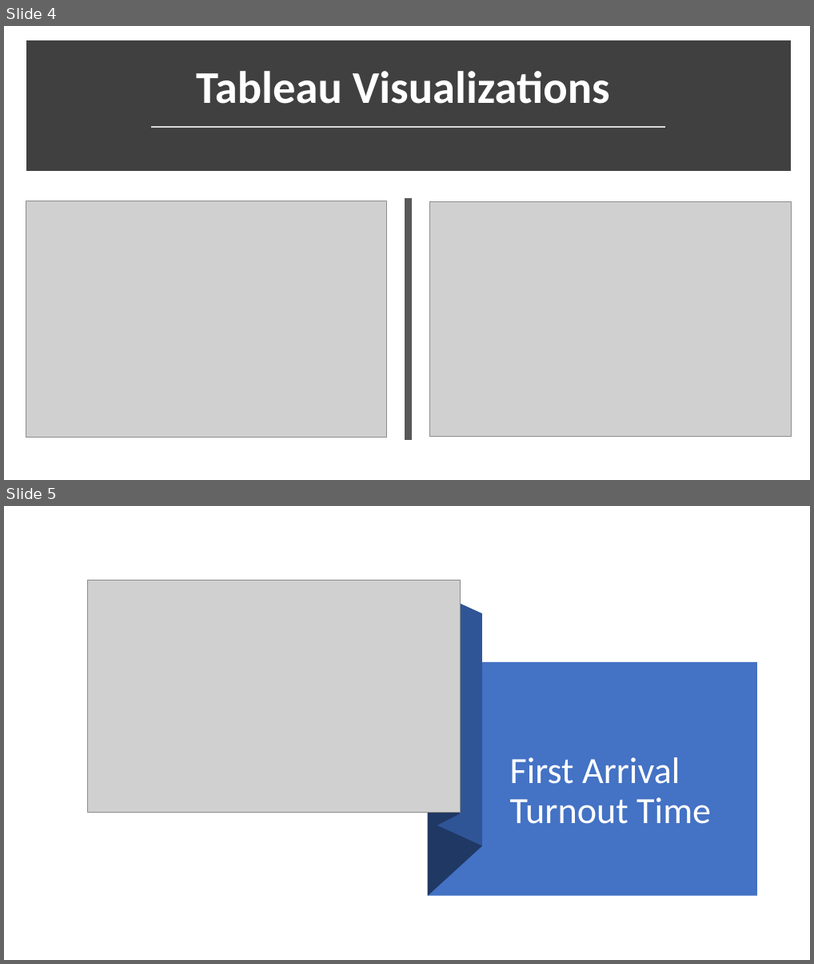
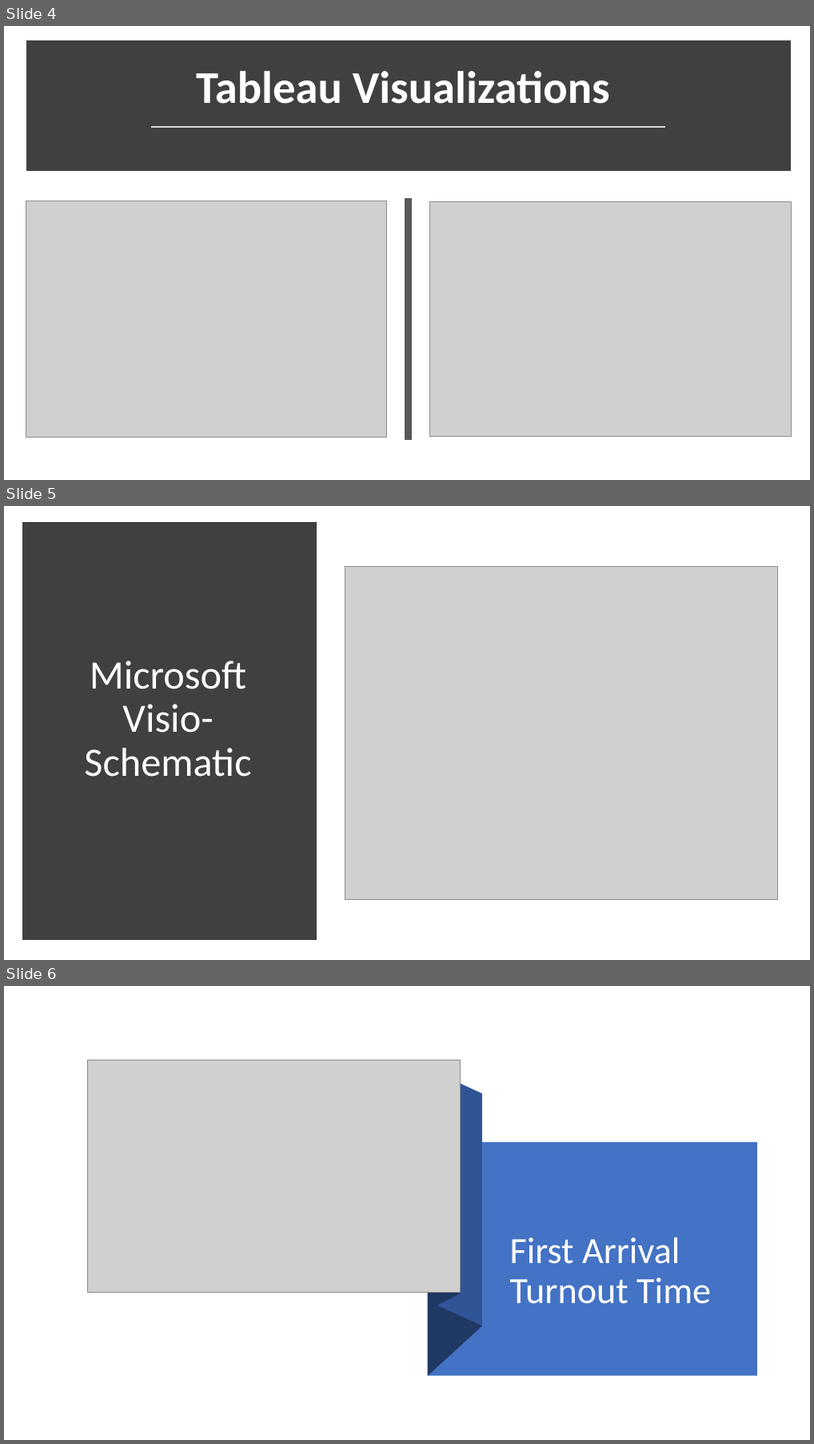
Before and after one commit to kristine848/FinalProject, a slide deck: Final Project PPT C.S.P. (1).pptx. Shown one above the other, each under a label of ours: slides 4 and 5 before the commit, slides 4, 5 and 6 after it. The pictures are 814x964 and 814x1444 pixels, drawn with LibreOffice and Linux fonts; fonts in the diff are those of the drawing; grey boxes stand for pictures. Boxes give left, top, right and bottom in pixels: in the first picture for what was removed or moved away, otherwise in the second. Text is boxed around its words. In the diff, an @@ line names an element or a change of style, - is before the commit and + after.

```diff
--- a/Final Project PPT C.S.P. (1).pptx
+++ b/Final Project PPT C.S.P. (1).pptx
@@ slide 5 added at <box>4,506,810,960</box>, background #FFFFFF @@
@@ rectangle added at <box>26,527,313,936</box>, fill #404040, outline #404040 10 pt @@
@@ picture added at <box>345,567,779,900</box> @@
@@ title added at <box>84,660,251,776</box>, 48 pt, text #FFFFFF @@
+Microsoft Visio-Schematic
@@ what was slide 5 is now slide 6 @@
```
Also in this commit, not shown: 3 slides changed.
